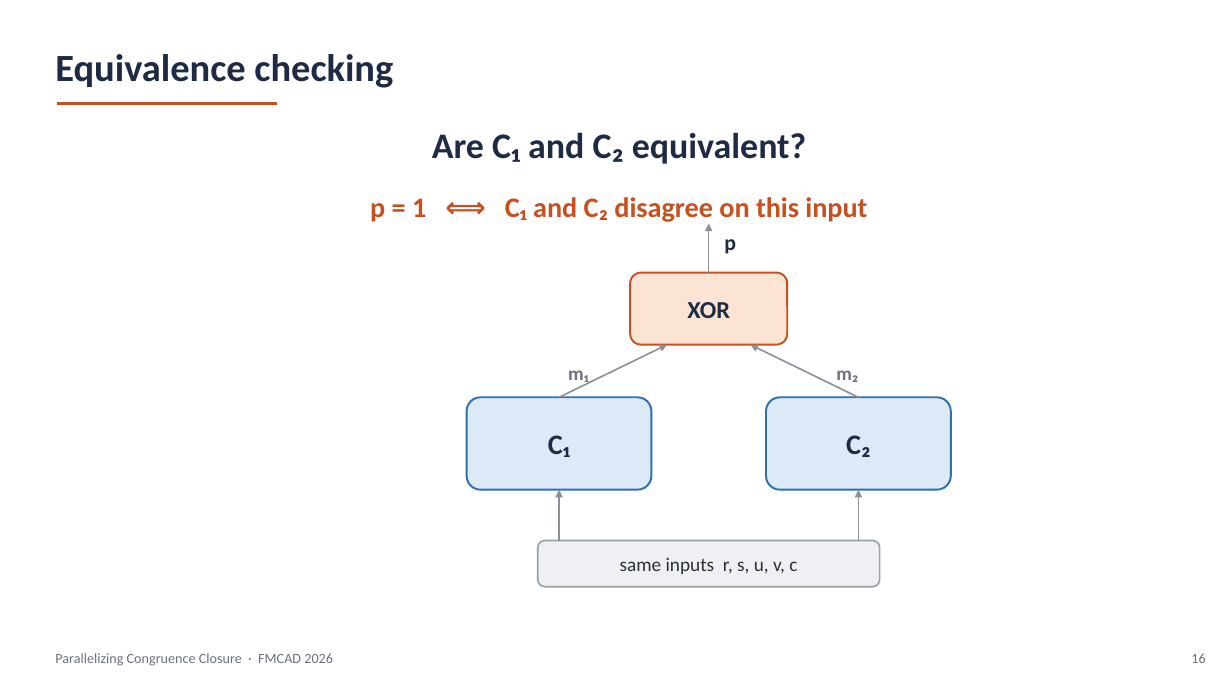
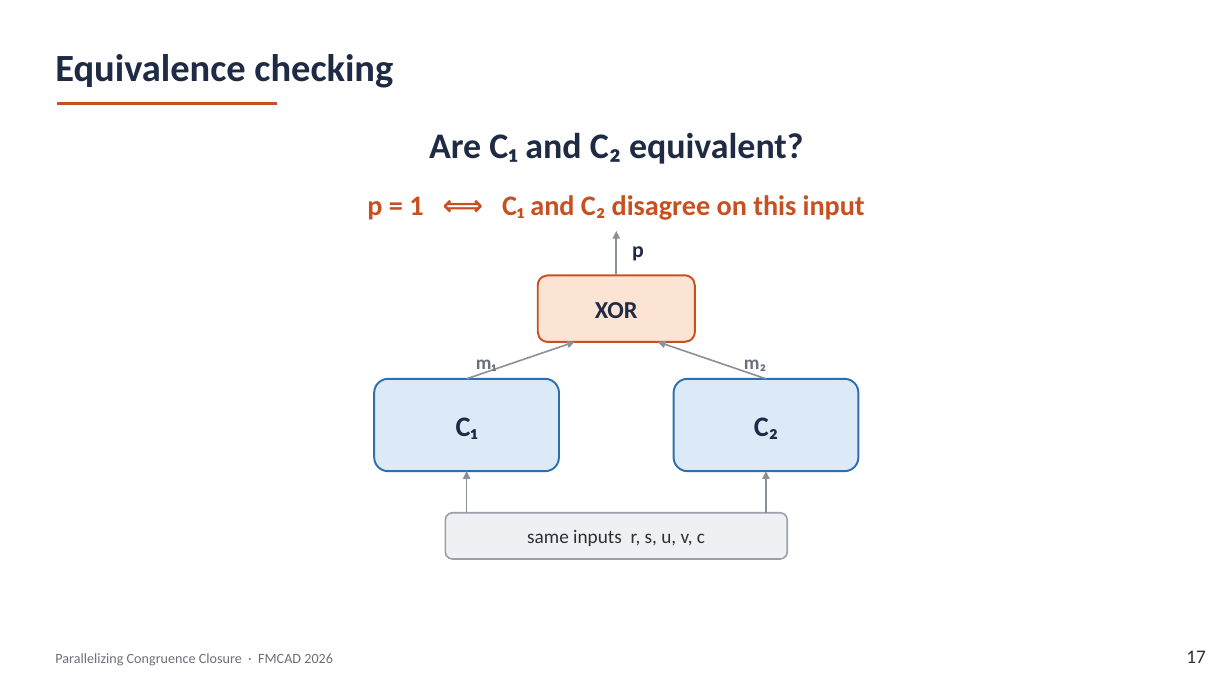
Before and after one commit to amarshah1/parallelcc-paper, a slide deck: slide 17 of slides/parallelcc-part1.pptx (slide 16 before the commit). Drawn at 1232x693 pixels with LibreOffice and Linux fonts; fonts in the diff are those of the drawing. Boxes give left, top, right and bottom in pixels: in the first picture for what was removed or moved away, otherwise in the second. Text is boxed around its words. In the diff, an @@ line names an element or a change of style, - is before the commit and + after.

```diff
--- a/slides/parallelcc-part1.pptx
+++ b/slides/parallelcc-part1.pptx
@@ arrow moved from (709, 273) - (709, 224) to (616, 275) - (616, 231) @@
@@ text "p" moved from (x1=724, y1=239, x2=736, y2=254) to (x1=632, y1=246, x2=644, y2=261) @@
@@ rounded rectangle "XOR" resized from (x1=630, y1=273, x2=787, y2=345) to (x1=538, y1=275, x2=695, y2=342) @@
@@ arrow moved from (559, 397) - (667, 345) to (467, 379) - (575, 342) @@
@@ text "m₁" moved from (x1=568, y1=370, x2=588, y2=385) to (x1=476, y1=359, x2=496, y2=374) @@
@@ arrow moved from (859, 397) - (750, 345) to (766, 379) - (658, 342) @@
@@ text "m₂" moved from (x1=836, y1=370, x2=858, y2=382) to (x1=744, y1=359, x2=766, y2=374) @@
@@ rounded rectangle "C₁" moved from (x1=467, y1=397, x2=652, y2=490) to (x1=374, y1=379, x2=559, y2=471) @@
@@ rounded rectangle "C₂" moved from (x1=766, y1=397, x2=951, y2=490) to (x1=674, y1=379, x2=859, y2=471) @@
@@ arrow moved from (559, 541) - (559, 490) to (467, 513) - (467, 471) @@
@@ arrow moved from (859, 541) - (859, 490) to (766, 513) - (766, 471) @@
@@ rounded rectangle "same inputs r, s, u, ..." moved from (x1=538, y1=541, x2=880, y2=587) to (x1=445, y1=513, x2=787, y2=559) @@
@@ text at (x1=1186, y1=650, x2=1205, y2=663): text changed; size 11 to 15 pt; text colour #6B717A to #2B2F36 @@
-16
+17
```
Also in this commit, not shown: 43 other slides changed, 4 slides added, 2 slides removed, 1 other file.
